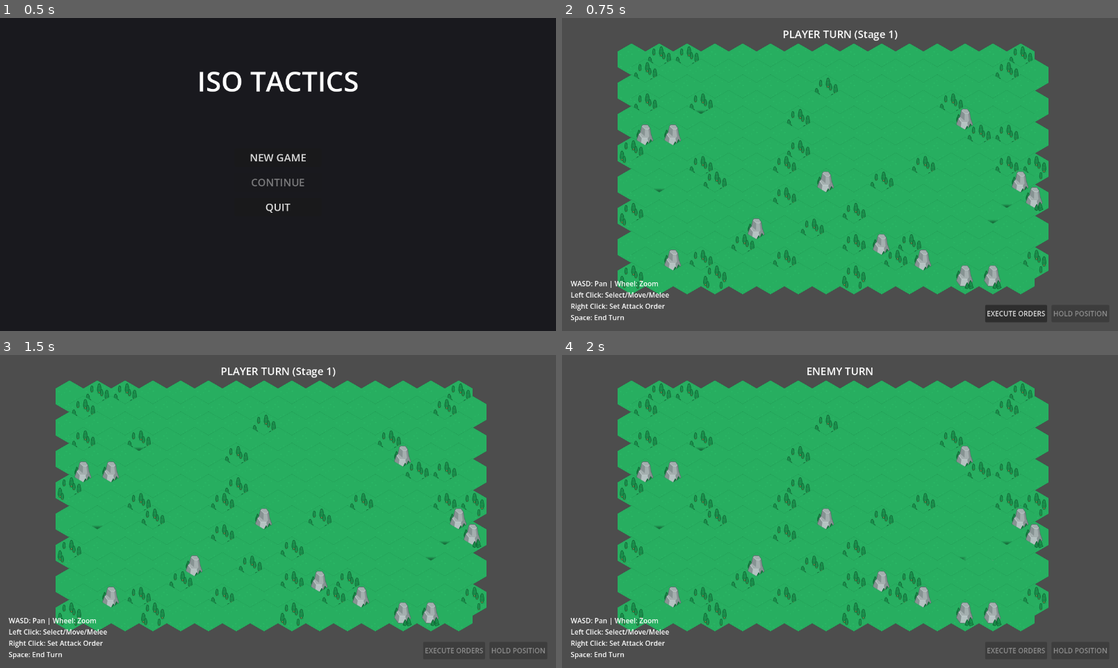
Above: before the commit, frames 1-4 (two rows, left to right).
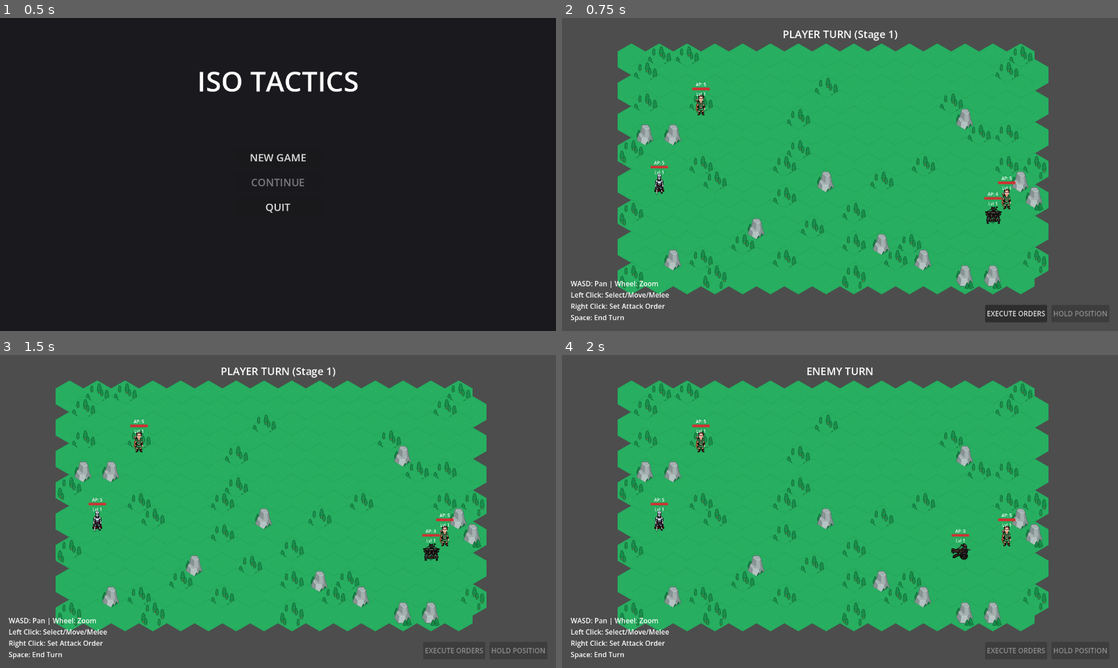
Above: after the commit, the same moments.

Repository: najoory/iso-tactics
Game: Godot game, scene res://scenes/main_menu.tscn
Two runs of this game, one before a commit and one after it. Both use one fixed random seed, a clock stepped at 60 frames per second and the inputs below.
Inputs:
- Up to frame 1 (0.5 s): no input
- Up to frame 2 (0.75 s): click "NEW GAME" at 0.5 s
- Up to frame 3 (1.5 s): click "EXECUTE ORDERS" at 1.25 s
- Up to frame 4 (2 s): no input

Frame 1 is identical in both runs. In frame 2, 0.6% of the frame differs, in the area x 15-82%, y 20-66%; in frame 3, 0.6%; in frame 4, 0.6%.

Commit message:
Visual Fix: Re-implemented Yellow Hex selection and added unit visibility fail-safes

Diff:
--- a/scenes/unit.tscn
+++ b/scenes/unit.tscn
@@ -35,28 +35,33 @@
 
 [node name="SelectionHighlight" type="Sprite2D" parent="."]
 visible = false
-scale = Vector2(0.8, 0.8)
+z_index = 1
 texture = ExtResource("2_highlight")
 
 [node name="TargetIndicator" type="Sprite2D" parent="."]
 visible = false
+z_index = 2
 position = Vector2(0, -70)
 texture = ExtResource("3_target_arrow")
 
 [node name="HoldIndicator" type="Sprite2D" parent="."]
 visible = false
+z_index = 2
 position = Vector2(20, -16)
 scale = Vector2(0.5, 0.5)
 texture = ExtResource("4_hold")
 
 [node name="AnimatedSprite2D" type="AnimatedSprite2D" parent="."]
+z_index = 1
 position = Vector2(0, -16)
 
 [node name="Sprite2D" type="Sprite2D" parent="."]
 visible = false
+z_index = 1
 position = Vector2(0, -16)
 
 [node name="BloodParticles" type="CPUParticles2D" parent="."]
+z_index = 2
 position = Vector2(0, -16)
 emitting = false
 amount = 12
@@ -71,6 +76,7 @@
 color_ramp = SubResource("Gradient_blood")
 
 [node name="MoveParticles" type="CPUParticles2D" parent="."]
+z_index = 0
 position = Vector2(0, 8)
 emitting = false
 amount = 8
@@ -87,6 +93,7 @@
 color = Color(0.8, 0.8, 0.8, 0.4)
 
 [node name="Control" type="Control" parent="."]
+z_index = 3
 layout_mode = 3
 anchors_preset = 0
 offset_top = -56.0
--- a/scripts/main.gd
+++ b/scripts/main.gd
@@ -325,6 +325,7 @@
 	var unit = unit_scene.instantiate()
 	unit.data = data
 	units_container.add_child(unit)
+	print("Spawned unit: ", unit.unit_name, " at ", pos, " (Node name: ", unit.name, ")")
 	unit.setup(final_pos, tile_map.map_to_local(final_pos))
 	units[final_pos] = unit
 	units_by_id[data.unit_id] = unit
--- a/scripts/unit.gd
+++ b/scripts/unit.gd
@@ -91,9 +91,8 @@
 		# Identify folder with fallbacks
 		var folder_name = unit_class.to_lower().replace(" ", "_")
 		if unit_class == "Insurgent": folder_name = "insurgent"
-		elif unit_class == "Shadow Assassin": folder_name = "knight" # Fallback to knight visuals
+		elif unit_class == "Shadow Assassin": folder_name = "knight"
 		elif team == "Enemy":
-			# Try specific name, fallback to generic enemy archetypes
 			if unit_class.contains("Archer"): folder_name = "archer"
 			elif unit_class.contains("Ballista"): folder_name = "ballista"
 			else: folder_name = "knight"
@@ -110,6 +109,7 @@
 				if FileAccess.file_exists(global_path):
 					var img = Image.load_from_file(global_path)
 					if img: tex = ImageTexture.create_from_image(img)
+
 			if tex:
 				frames.add_animation("idle_" + d)
 				frames.add_frame("idle_" + d, tex)
@@ -118,13 +118,20 @@
 				frames.add_animation("walk_" + d)
 				frames.add_frame("walk_" + d, tex)
 				has_frames = true
+
 		if has_frames:
 			animated_sprite.sprite_frames = frames
 			animated_sprite.play("idle_" + current_direction)
 			if sprite: sprite.visible = false
 		else:
+			print("Warning: No sprites found for ", unit_name, " at ", base_path)
 			animated_sprite.sprite_frames = null
-			if sprite: sprite.visible = true
+			# Placeholder logic: create a basic box if no art found
+			if sprite:
+				sprite.visible = true
+				var img = Image.create(32, 32, false, Image.FORMAT_RGBA8)
+				img.fill(Color.RED if team == "Enemy" else Color.BLUE)
+				sprite.texture = ImageTexture.create_from_image(img)
 
 func setup(pos: Vector2i, world_pos: Vector2):
 	grid_position = pos
@@ -151,11 +158,13 @@
 	label.start(text, global_position + Vector2(-20, -40), color)
 
 func _flash_red():
-	if sprite:
-		var original_modulate = sprite.modulate
-		sprite.modulate = Color(2, 0.2, 0.2)
+	# Flash the animated sprite if it's active
+	var target_node = animated_sprite if (animated_sprite and animated_sprite.sprite_frames) else sprite
+	if target_node:
+		var original_modulate = target_node.modulate
+		target_node.modulate = Color(2, 0.2, 0.2)
 		await get_tree().create_timer(0.1).timeout
-		sprite.modulate = original_modulate
+		target_node.modulate = original_modulate
 
 func attack_animation(target_world_pos: Vector2):
 	var dir_vec = target_world_pos - global_position
Binary file changed: assets/kenney/selection_circle.png
